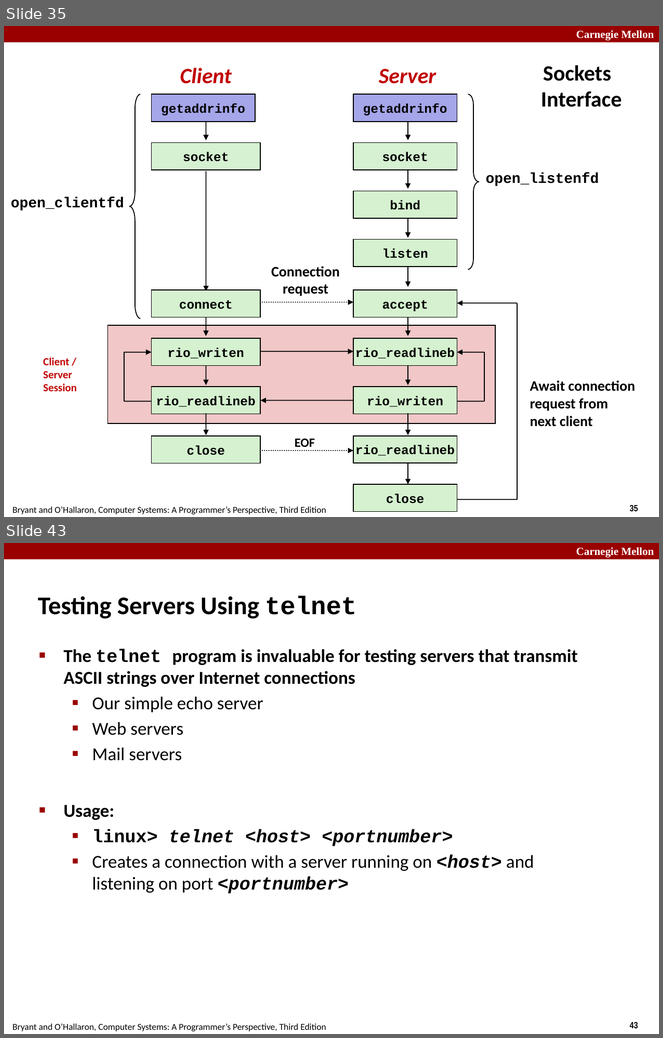
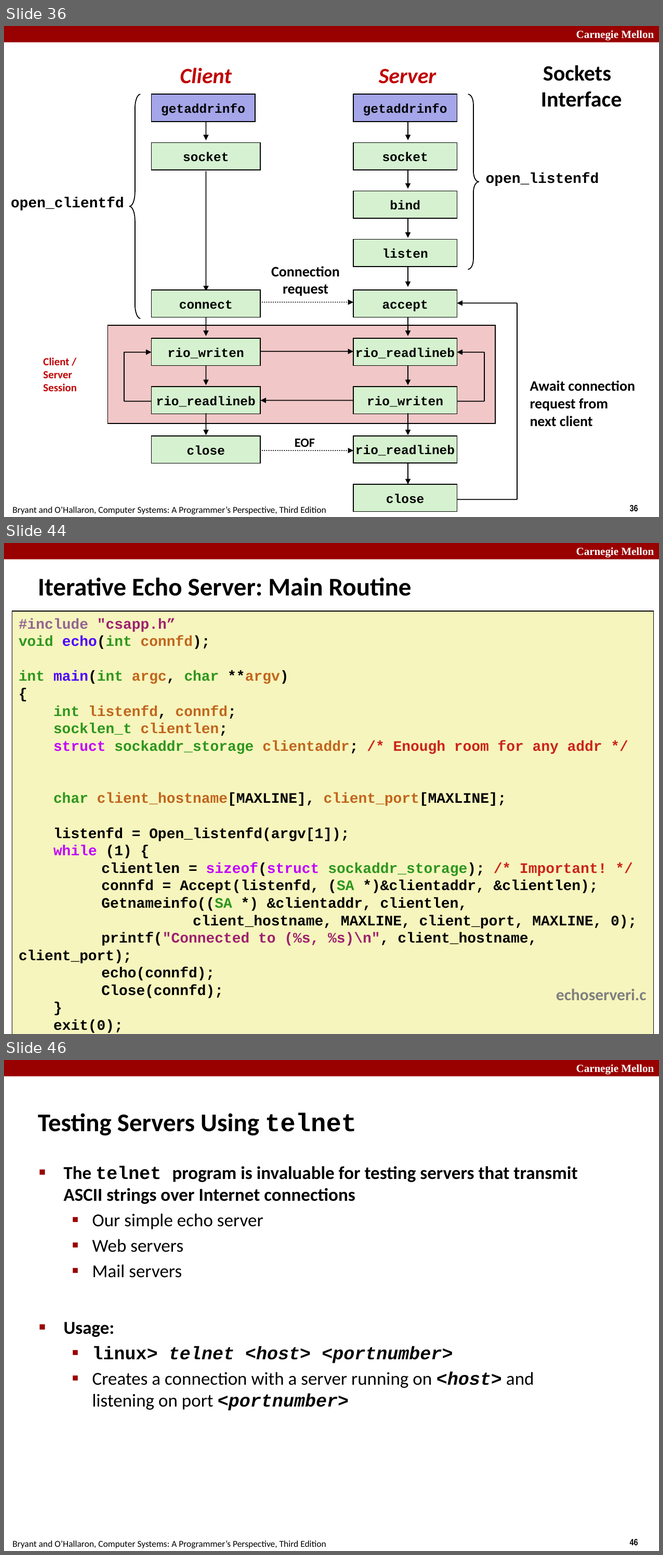
Before and after one commit to diku-compSys/compSys-e2021-pub, a slide deck: lectures/211101_network_programming/slides.odp. Shown one above the other, each under a label of ours: slides 35 and 43 before the commit, slides 36, 44 and 46 after it; the slides between them are not shown. The pictures are 663x1038 and 663x1555 pixels, drawn with LibreOffice and Linux fonts; fonts in the diff are those of the drawing. Boxes give left, top, right and bottom in pixels: in the first picture for what was removed or moved away, otherwise in the second. Text is boxed around its words. In the diff, an @@ line names an element or a change of style, - is before the commit and + after.

```diff
--- a/lectures/211101_network_programming/slides.odp
+++ b/lectures/211101_network_programming/slides.odp
@@ slide 44 added at [4, 543, 659, 1034], background #FFFFFF; not listed: 3 template elements that a slide beside it also shows @@
@@ title added at [38, 577, 412, 596], 28 pt, text #000000, bold @@
+Iterative Echo Server: Main Routine
@@ rectangle added at [12, 611, 653, 1034], fill #F6F5BD, outline #000000 0.99 pt, 16 pt, text #000000, bold @@
+#include "csapp.h”
+void echo(int connfd);
+int main(int argc, char **argv)
+{
+int listenfd, connfd;
+socklen_t clientlen;
+struct sockaddr_storage clientaddr; /* Enough room for any addr */
+char client_hostname[MAXLINE], client_port[MAXLINE];
+listenfd = Open_listenfd(argv[1]);
+while (1) {
+clientlen = sizeof(struct sockaddr_storage); /* Important! */
+connfd = Accept(listenfd, (SA *)&clientaddr, &clientlen);
+Getnameinfo((SA *) &clientaddr, clientlen,
+client_hostname, MAXLINE, client_port, MAXLINE, 0);
+printf("Connected to (%s, %s)\n", client_hostname, client_port);
+echo(connfd);
+Close(connfd);
+}
+exit(0);
+}
@@ text added at [556, 989, 647, 1001], 18 pt, text #7F7F7F, bold @@
+echoserveri.c
@@ what was slide 35 is now slide 36 @@
@@ what was slide 43 is now slide 46 @@
@@ page number at [630, 1539, 638, 1546]: text changed @@
-43
+46
```
Also in this commit, not shown: 3 slides changed, 14 other slides added, 6 slides removed, 3 other files.
